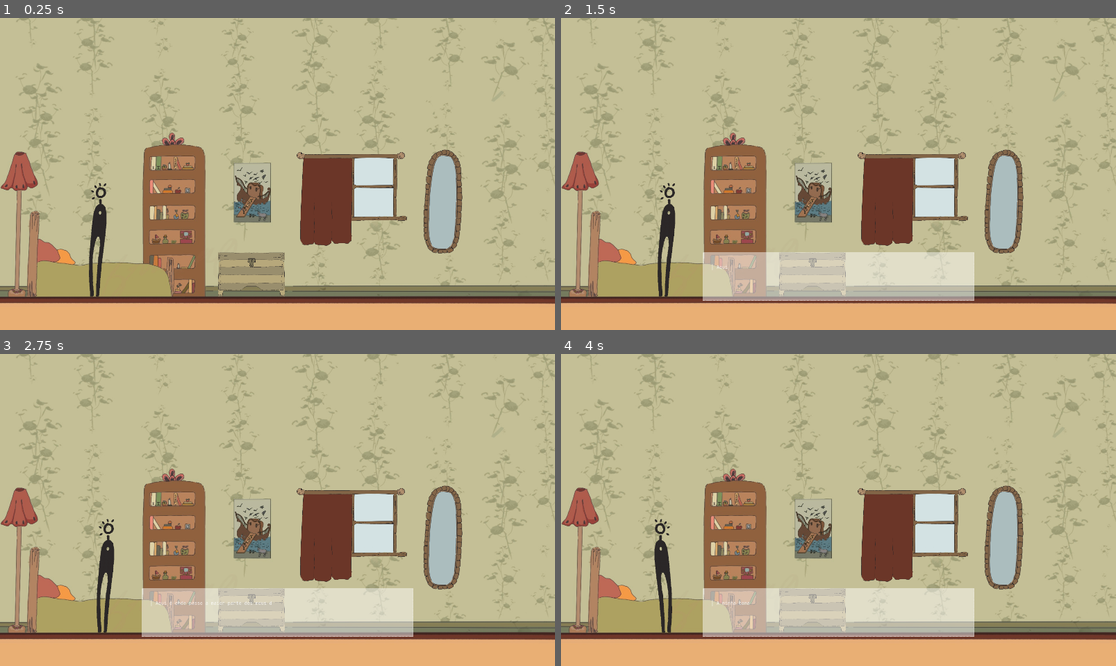
Above: before the commit, frames 1-4 (two rows, left to right).
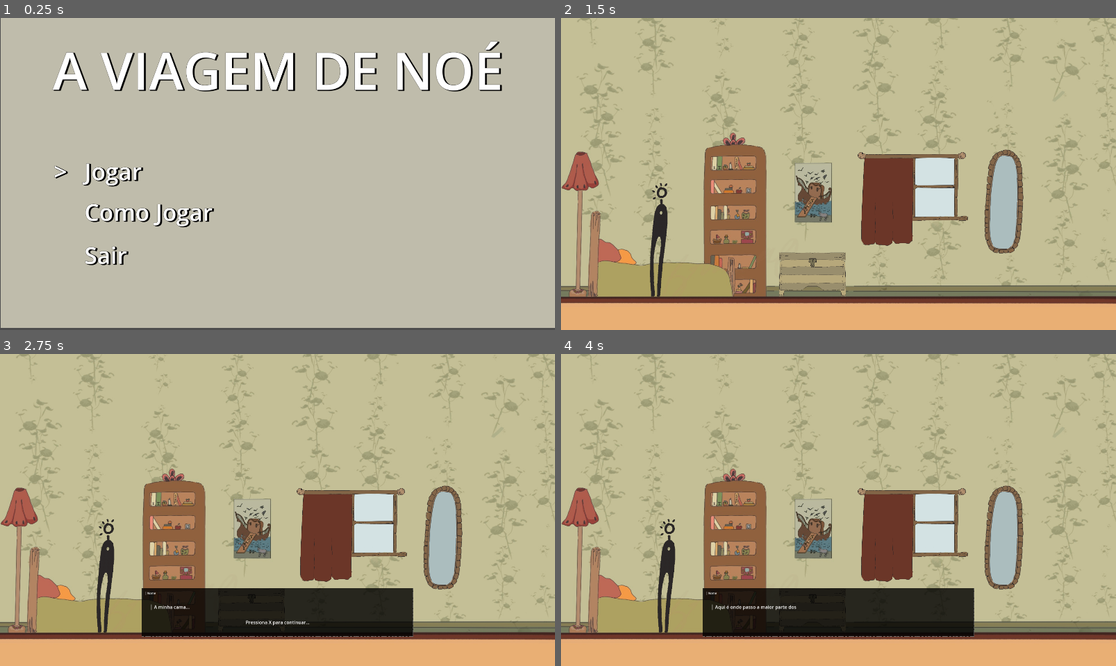
Above: after the commit, the same moments.

Repository: MVP0TAT0/A-viagem-de-noe
Game: Godot game, scene res://scenes/menu.tscn
The game is run twice, just before and just after one commit, with the same random seed, the same clock (stepped at 60 frames per second) and the same inputs. Before the commit the project starts from res://scenes/main.tscn.
Inputs:
- Up to frame 1 (0.25 s): no input
- Up to frame 2 (1.5 s): tap Enter at 0.5 s; hold Right (ui_right) 0.53-1.28 s; tap Space (interact) at 0.6, 1.35 s; hold Down (ui_down) from 1.28 s (still down)
- Up to frame 3 (2.75 s): release Down (ui_down) at 2.03 s; hold Right (ui_right) from 2.03 s (still down); tap Space (interact) at 2.1 s
- Up to frame 4 (4 s): release Right (ui_right) at 2.78 s; hold Up (ui_up) 2.78-3.53 s; tap Space (interact) at 2.85, 3.5, 3.6 s; hold Left (ui_left) from 3.53 s (still down)

The runs differ from the first frame. In frame 1, 44% of the frame differs, in the area x 0-100%, y 0-100%; in frame 2, 8.5%; in frame 3, 7.6%; in frame 4, 8.3%.

Commit message:
Diálogo, intro e menu
Diálogo, intro e menu

Diff:
--- a/project.godot
+++ b/project.godot
@@ -11,7 +11,7 @@
 [application]
 
 config/name="A viagem de noe"
-run/main_scene="res://scenes/main.tscn"
+run/main_scene="res://scenes/menu.tscn"
 config/features=PackedStringArray("4.3", "Forward Plus")
 config/icon="res://icon.svg"
 
--- a/scenes/dialog_box.tscn
+++ b/scenes/dialog_box.tscn
@@ -20,8 +20,10 @@
 
 [node name="CharacterName" type="Label" parent="Panel"]
 layout_mode = 0
-offset_right = 40.0
-offset_bottom = 23.0
+offset_left = 11.0
+offset_top = 10.0
+offset_right = 51.0
+offset_bottom = 33.0
 
 [node name="DialogText" type="Label" parent="Panel"]
 layout_mode = 1
@@ -30,9 +32,9 @@
 anchor_right = 1.0
 anchor_bottom = 1.0
 offset_left = 29.0
-offset_top = -128.0
+offset_top = -115.0
 offset_right = 109.0
-offset_bottom = -95.0
+offset_bottom = -82.0
 grow_horizontal = 2
 grow_vertical = 0
 text = "textinho bonito"
@@ -40,18 +42,18 @@
 [node name="GoodChoiceButton" type="Button" parent="Panel"]
 layout_mode = 0
 offset_left = 203.0
-offset_top = 93.0
+offset_top = 81.0
 offset_right = 409.0
-offset_bottom = 138.0
+offset_bottom = 126.0
 mouse_filter = 2
 text = "Boa"
 
 [node name="BadChoiceButton" type="Button" parent="Panel"]
 layout_mode = 0
 offset_left = 496.0
-offset_top = 93.0
+offset_top = 81.0
 offset_right = 703.0
-offset_bottom = 142.0
+offset_bottom = 130.0
 mouse_filter = 2
 text = "Má"
 
--- /dev/null
+++ b/scenes/intro.tscn
@@ -0,0 +1,33 @@
+[gd_scene load_steps=4 format=3 uid="uid://jjw3bjodn56o"]
+
+[ext_resource type="Script" path="res://scripts/intro.gd" id="1_gn0q4"]
+[ext_resource type="Texture2D" uid="uid://bqx26wp5b6tvl" path="res://assets/Background/Background.png" id="1_i1mex"]
+[ext_resource type="PackedScene" uid="uid://b81xyootrnoab" path="res://scenes/player.tscn" id="2_da8ye"]
+
+[node name="Intro" type="Node2D"]
+script = ExtResource("1_gn0q4")
+
+[node name="Sprite2D" type="Sprite2D" parent="."]
+position = Vector2(1034, 525)
+scale = Vector2(4.605, 4.605)
+texture = ExtResource("1_i1mex")
+
+[node name="DarkOverlay" type="ColorRect" parent="."]
+z_index = 5
+custom_minimum_size = Vector2(2000, 2000)
+anchors_preset = 15
+anchor_right = 1.0
+anchor_bottom = 1.0
+offset_left = -210.0
+offset_top = -173.0
+offset_right = 1790.0
+offset_bottom = 1827.0
+grow_horizontal = 2
+grow_vertical = 2
+scale = Vector2(1.24575, 0.718985)
+size_flags_horizontal = 3
+size_flags_vertical = 3
+color = Color(0, 0, 0, 0.796078)
+
+[node name="Player" parent="." instance=ExtResource("2_da8ye")]
+position = Vector2(997, 644)
--- a/scenes/menu.tscn
+++ b/scenes/menu.tscn
@@ -92,9 +92,9 @@
 [node name="Seta3" type="Label" parent="."]
 layout_mode = 0
 offset_left = 186.0
-offset_top = 767.0
+offset_top = 765.0
 offset_right = 232.0
-offset_bottom = 877.0
+offset_bottom = 875.0
 theme_override_colors/font_shadow_color = Color(0, 0, 0, 1)
 theme_override_constants/shadow_offset_x = 5
 theme_override_constants/shadow_offset_y = 2
--- a/scenes/window_level.tscn
+++ b/scenes/window_level.tscn
@@ -18,7 +18,7 @@
 texture = ExtResource("2_ho4wc")
 
 [node name="Player" parent="." instance=ExtResource("3_c3trb")]
-position = Vector2(2646, 890)
+position = Vector2(344, 890)
 max_x = 3910
 
 [node name="Camera2D" type="Camera2D" parent="Player"]
--- a/scripts/dialog_box.gd
+++ b/scripts/dialog_box.gd
@@ -26,18 +26,31 @@
 	# Fonte estilo terminal
 	var terminal_font = preload("res://fonts/JetBrainsMono-Regular.ttf")
 
-	character_name_label.add_theme_font_override("font", terminal_font)
-	dialog_text.add_theme_font_override("font", terminal_font)
-	character_name_label.add_theme_color_override("font_color", Color.WHITE)
-	dialog_text.add_theme_color_override("font_color", Color.WHITE)
+	character_name_label.set("theme_override_colors/font_color", Color.WHITE)
+	character_name_label.add_theme_font_size_override("font_size", 10)
 
-	# Fundo preto translúcido, sem StyleBox
-	panel.modulate = Color(255, 255, 255, 0.8)
-	panel.add_theme_stylebox_override("panel", null)
+	dialog_text.set("theme_override_colors/font_color", Color.WHITE)
+	continue_label.set("theme_override_colors/font_color", Color.WHITE)
 
-	# Redesenhar borda tracejada
+
+	var white = Color(1, 1, 1)
+
+	# Aplica texto branco a todos os elementos
+	character_name_label.add_theme_color_override("font_color", white)
+	dialog_text.add_theme_color_override("font_color", white)
+	continue_label.add_theme_color_override("font_color", white)
+	good_choice_button.add_theme_color_override("font_color", white)
+	bad_choice_button.add_theme_color_override("font_color", white)
+
+	# Fundo preto translúcido
+	var panel_style = StyleBoxFlat.new()
+	panel_style.bg_color = Color(0, 0, 0, 0.8)
+	panel.add_theme_stylebox_override("panel", panel_style)
+
+	# Borda tracejada
 	panel.queue_redraw()
 	panel.connect("draw", _on_panel_draw)
+
 
 func _on_panel_draw():
 	var dash_len = 8
@@ -71,7 +84,7 @@
 		y += dash_len + gap
 
 func set_character_name(name: String):
-	character_name_label.text = "│ " + name
+	character_name_label.text = "│ Nome" + name
 
 func set_dialog_sequence(lines: Array, show_choices := false, good_text := "", bad_text := "", character_name := ""):
 	dialog_lines = lines
@@ -127,9 +140,14 @@
 			_update_text()
 
 func _show_choices():
+	# Estilo com borda branca e fundo transparente (botão selecionado)
 	border_style.set_border_width_all(1)
 	border_style.border_color = Color(1, 1, 1)
+	border_style.bg_color = Color(0, 0, 0, 0)  # fundo totalmente transparente
+
+	# Estilo sem borda nem fundo (botão não selecionado)
 	empty_style.set_border_width_all(0)
+	empty_style.bg_color = Color(0, 0, 0, 0)  # também transparente
 
 	continue_label.visible = false
 	can_continue = false
@@ -140,6 +158,7 @@
 	selected_choice = 0
 	_update_choice_highlight()
 	choosing = true
+
 
 func _update_choice_highlight():
 	var white = Color(1, 1, 1)
--- /dev/null
+++ b/scripts/intro.gd
@@ -0,0 +1,12 @@
+extends Node2D
+
+
+# Called when the node enters the scene tree for the first time.
+func _ready() -> void:
+	pass # Replace with function body.
+
+
+# Called every frame. 'delta' is the elapsed time since the previous frame.
+func _process(delta: float) -> void:
+	if Input.is_action_just_pressed("interact"):
+		get_tree().change_scene_to_file("res://scenes/main.tscn")
--- a/scripts/menu.gd
+++ b/scripts/menu.gd
@@ -1,43 +1,42 @@
 extends Control
 
-const first_scene=preload("res://scenes/main.tscn")
+const first_scene = preload("res://scenes/intro.tscn")
 
-@onready var selector_one=$Seta
-@onready var selector_two=$Seta2
-@onready var selector_three=$Seta3
+@onready var selector_one = $Seta
+@onready var selector_two = $Seta2
+@onready var selector_three = $Seta3
 
-var current_selection=0
+var current_selection = 0
 
 func _ready():
 	set_current_selection(0)
 
 func _process(delta):
-	if Input.is_action_just_pressed("ui_down") and current_selection<2:
-		current_selection+=1
+	if Input.is_action_just_pressed("ui_down") and current_selection < 2:
+		current_selection += 1
 		set_current_selection(current_selection)
-	elif Input.is_action_just_pressed("ui_up") and current_selection>0:
-		current_selection-=1
+	elif Input.is_action_just_pressed("ui_up") and current_selection > 0:
+		current_selection -= 1
 		set_current_selection(current_selection)
 	elif Input.is_action_just_pressed("interact"):
-		# Return to main room
-		get_tree().change_scene_to_file("res://scenes/main.tscn")
+		handle_selection(current_selection)  # Chama a função de seleção
 
 func handle_selection(_current_selection):
-	if _current_selection==0:
-		get_parent().add_child(first_scene.instance())
-		queue_free()
-	elif _current_selection==1:
+	if _current_selection == 0:
+		# Vai para a cena principal apenas se a seleção for 0
+		get_tree().change_scene_to_file("res://scenes/intro.tscn")
+	elif _current_selection == 1:
 		print("Add!")
-	elif _current_selection==2:
+	elif _current_selection == 2:
 		get_tree().quit()
 
 func set_current_selection(_current_selection):
 	selector_one.text = ""
 	selector_two.text = ""
 	selector_three.text = ""
-	if _current_selection==0:
-		selector_one.text=">"
-	elif _current_selection==1:
-		selector_two.text=">"
-	elif _current_selection==2:
-		selector_three.text=">"
+	if _current_selection == 0:
+		selector_one.text = ">"
+	elif _current_selection == 1:
+		selector_two.text = ">"
+	elif _current_selection == 2:
+		selector_three.text = ">"
--- a/scripts/panel.gd
+++ b/scripts/panel.gd
@@ -9,7 +9,6 @@
 	var thickness = 1
 	var color = Color(1, 1, 1)
 	var rect = get_rect()
-
 
 	# Topo
 	var x = 0
Not shown: 1 places in scenes/menu.tscn that only renumber resources
